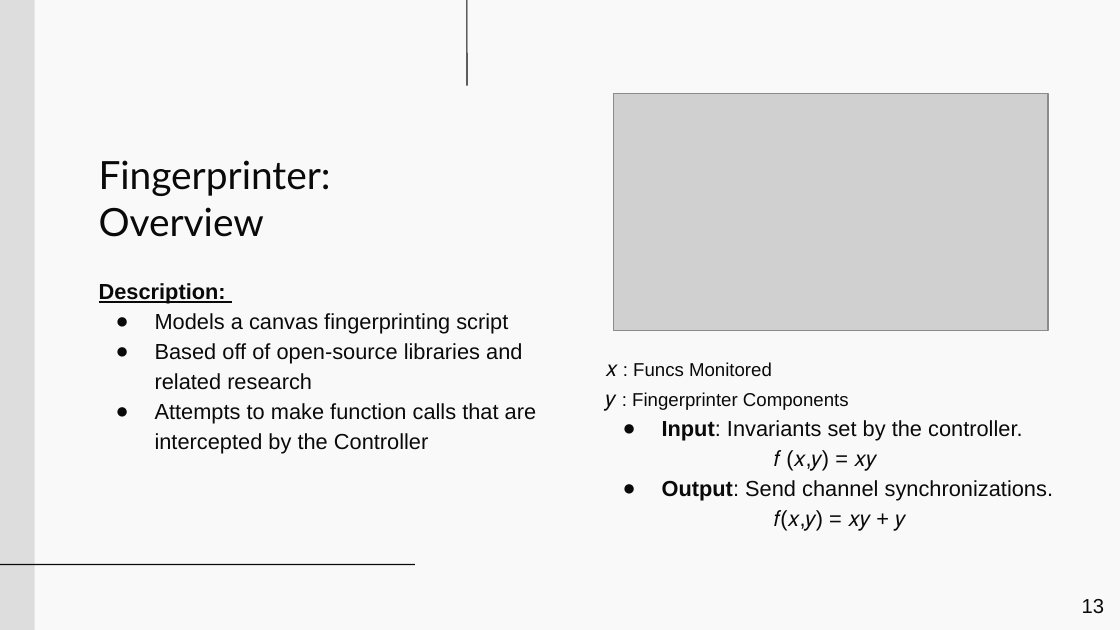
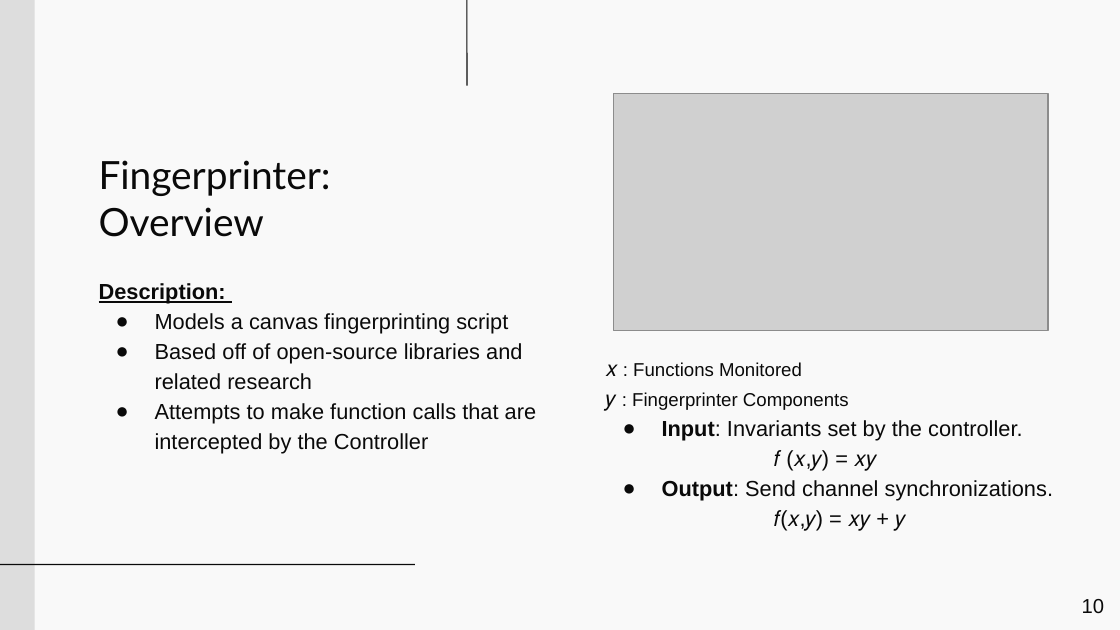
Before and after one commit to nathan-joslin/BrowserFingerprintingFormalization, a slide deck: slide 10 of presentation/NordSec2024.odp (slide 13 before the commit). Drawn at 1120x630 pixels with LibreOffice and Linux fonts; fonts in the diff are those of the drawing; grey boxes stand for pictures. Boxes give left, top, right and bottom in pixels: in the first picture for what was removed or moved away, otherwise in the second. Text is boxed around its words. In the diff, an @@ line names an element or a change of style, - is before the commit and + after.

```diff
--- a/presentation/NordSec2024.odp
+++ b/presentation/NordSec2024.odp
@@ subtitle at <box>606,362,802,376</box>: text changed @@
-𝑥 : Funcs Monitored
+𝑥 : Functions Monitored
@@ page number at <box>1082,599,1104,614</box>: text changed @@
-13
+10
```
Also in this commit, not shown: 7 other slides changed, 5 slides added, 3 slides removed, 6 other files.
